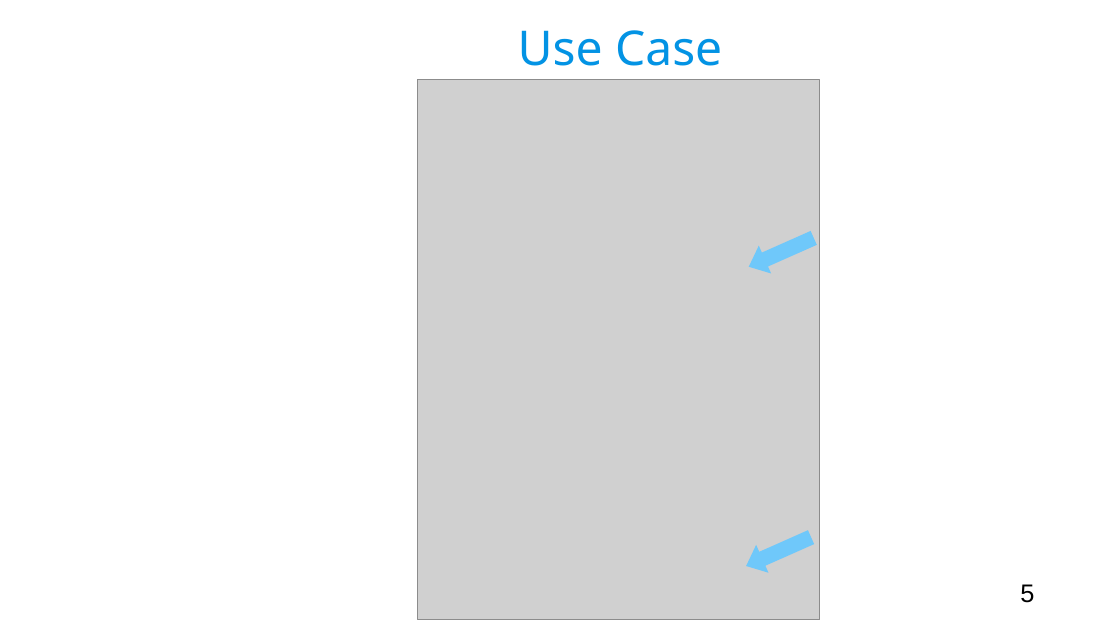
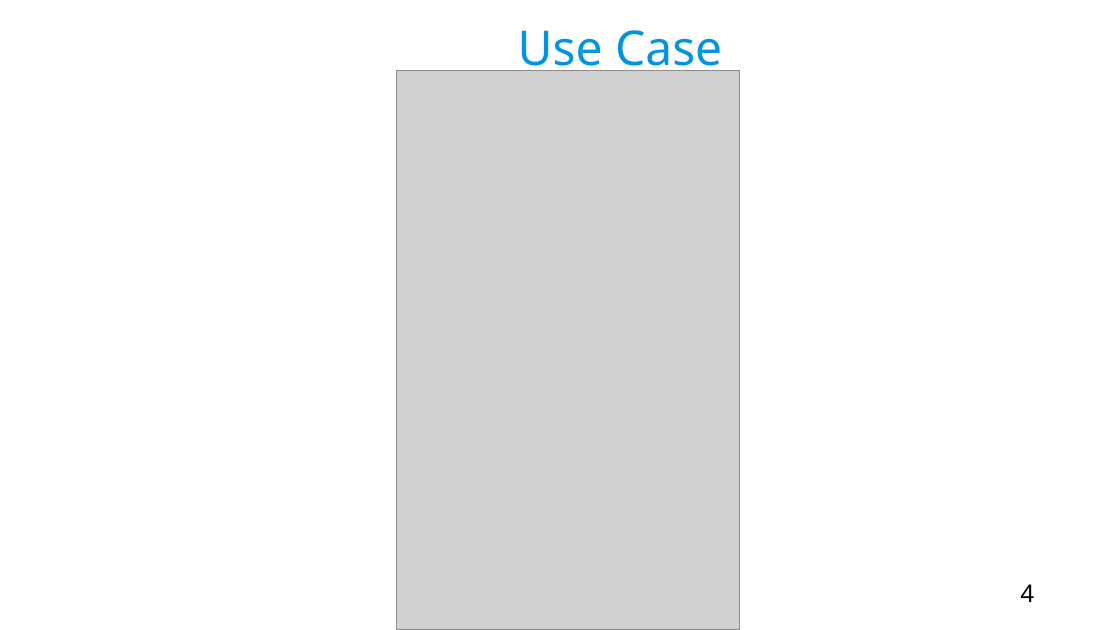
Before and after one commit to Georgie1502/Dossier, a slide deck: slide 4 of 3_Mon_Projet_Fil_Rouge/1_Cahier_des_charges/Presentation Batimelles.odp (slide 5 before the commit). Drawn at 1120x630 pixels with LibreOffice and Linux fonts; fonts in the diff are those of the drawing; grey boxes stand for pictures; background and template pictures are left out. Boxes give left, top, right and bottom in pixels: in the first picture for what was removed or moved away, otherwise in the second. Text is boxed around its words. In the diff, an @@ line names an element or a change of style, - is before the commit and + after.

```diff
--- a/3_Mon_Projet_Fil_Rouge/1_Cahier_des_charges/Presentation Batimelles.odp
+++ b/3_Mon_Projet_Fil_Rouge/1_Cahier_des_charges/Presentation Batimelles.odp
@@ picture: place and size @@
-picture at (418,80,820,620)
+picture at (396,70,740,630)
@@ left arrow removed at (743,224,820,280) @@
@@ left arrow removed at (740,524,817,580) @@
@@ page number at (1020,584,1034,602): text changed @@
-5
+4
```
Also in this commit, not shown: 8 other slides changed, 6 slides added, 3 slides removed, 6 other files.
